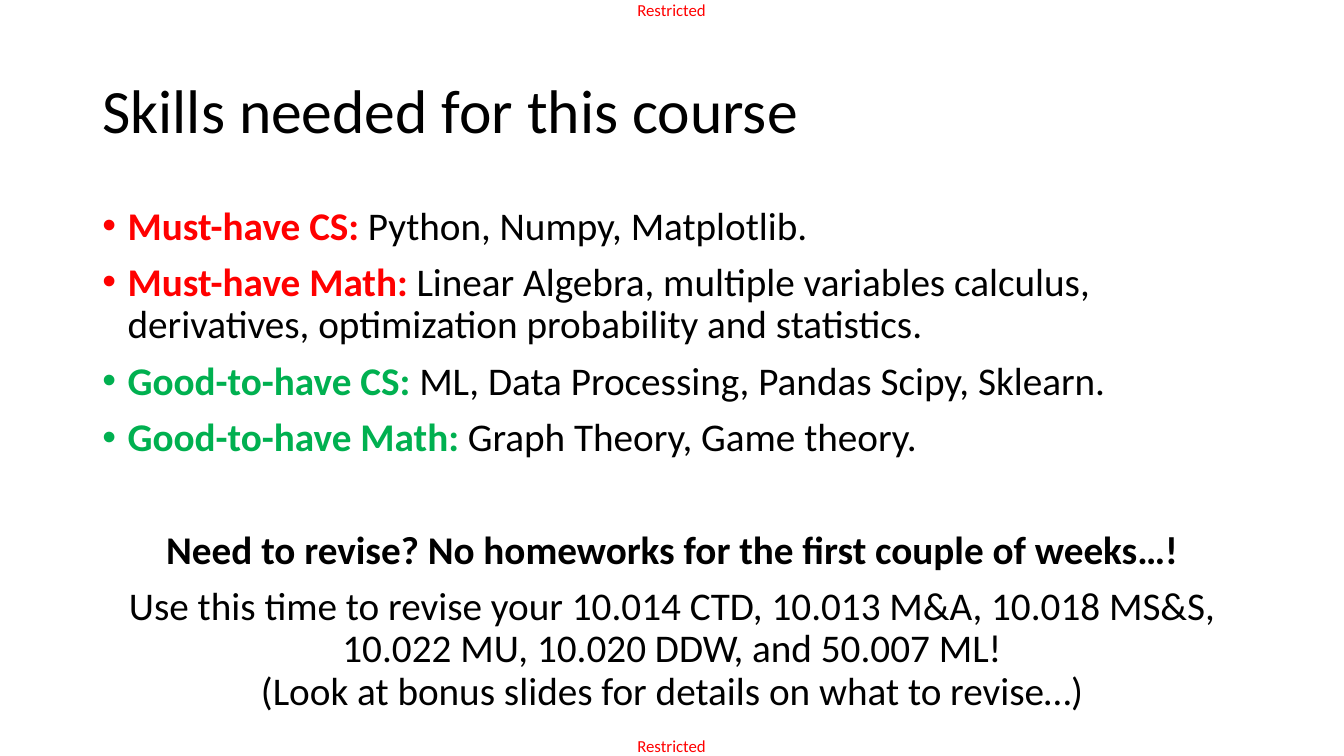
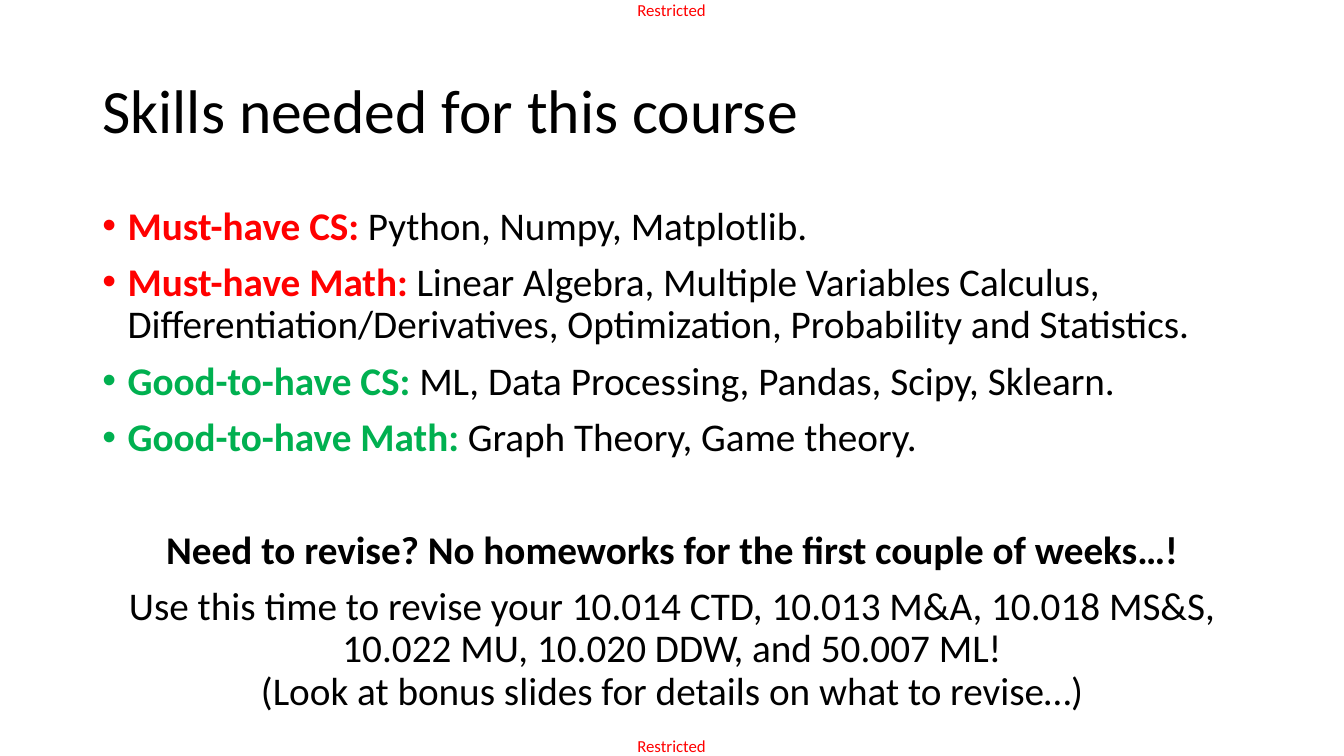
Before and after one commit to matthieudemari/SUTD_DL_50_039, a slide deck: slide 7 of W1/1. W1S1 final/W1S1.pptx. Drawn at 1344x756 pixels with LibreOffice and Linux fonts; fonts in the diff are those of the drawing. Boxes give left, top, right and bottom in pixels: in the first picture for what was removed or moved away, otherwise in the second. Text is boxed around its words. In the diff, an @@ line names an element or a change of style, - is before the commit and + after.

```diff
--- a/W1/1. W1S1 final/W1S1.pptx
+++ b/W1/1. W1S1 final/W1S1.pptx
@@ text at <box>128,268,1189,402</box>: text changed @@
-• Must-have Math: Linear Algebra, multiple variables calculus, derivatives, optimization probability and statistics.
-• Good-to-have CS: ML, Data Processing, Pandas Scipy, Sklearn.
+• Must-have Math: Linear Algebra, Multiple Variables Calculus, Differentiation/Derivatives, Optimization, Probability and Statistics.
+• Good-to-have CS: ML, Data Processing, Pandas, Scipy, Sklearn.
```
Also in this commit, not shown: 4 other files.
